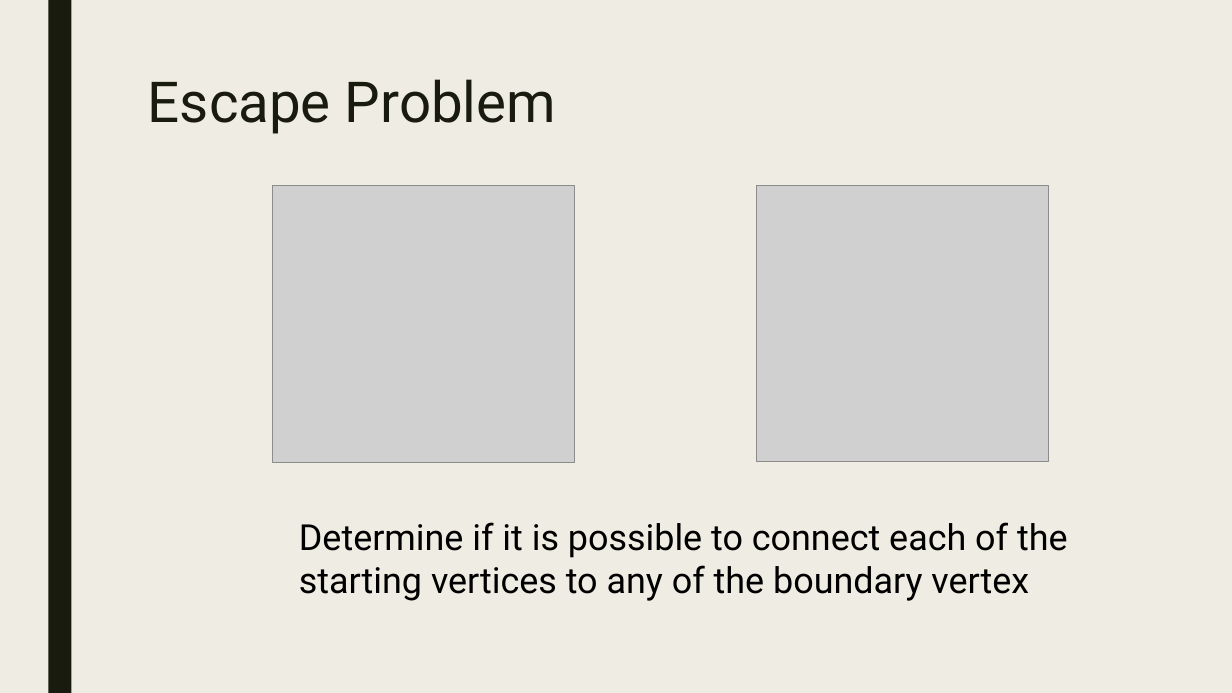
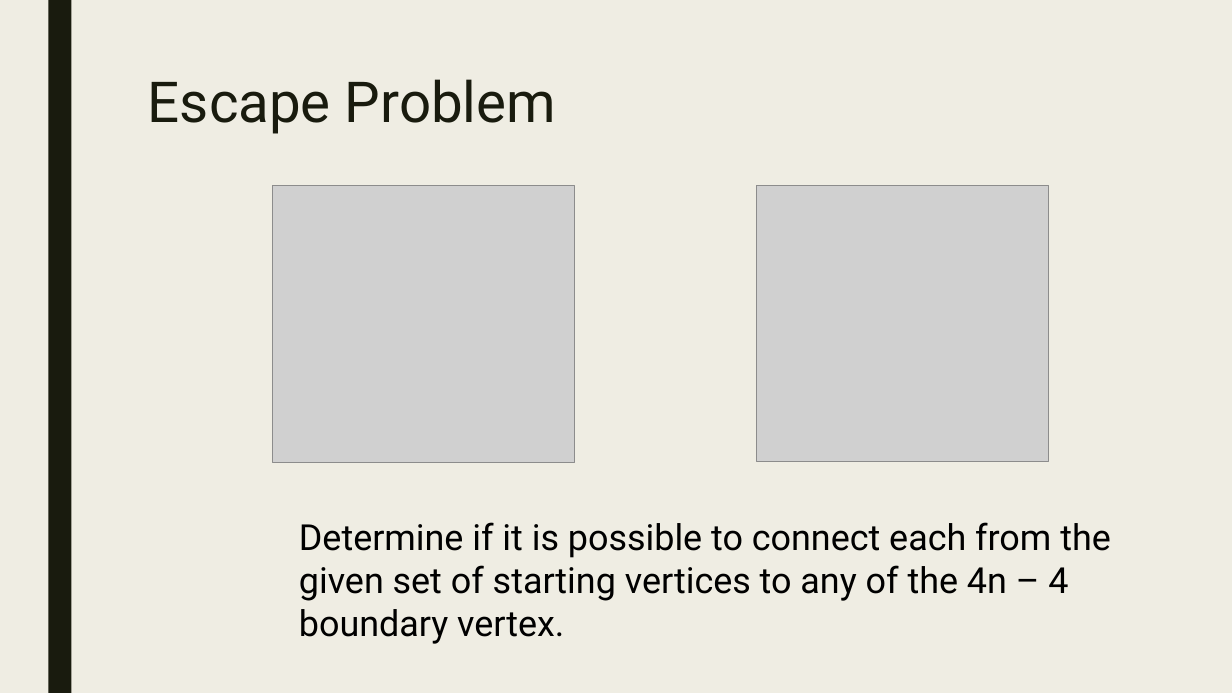
Before and after one commit to anish03/Escape-Problem, a slide deck: slide 3 of EscapeProblem.pptx. Drawn at 1232x693 pixels with LibreOffice and Linux fonts; fonts in the diff are those of the drawing; grey boxes stand for pictures. Boxes give left, top, right and bottom in pixels: in the first picture for what was removed or moved away, otherwise in the second. Text is boxed around its words. In the diff, an @@ line names an element or a change of style, - is before the commit and + after.

```diff
--- a/EscapeProblem.pptx
+++ b/EscapeProblem.pptx
@@ text at [299,522,1111,644]: text changed @@
-Determine if it is possible to connect each of the starting vertices to any of the boundary vertex
+Determine if it is possible to connect each from the given set of starting vertices to any of the 4n – 4 boundary vertex.
```
Also in this commit, not shown: 2 other slides changed, 1 slide added.
